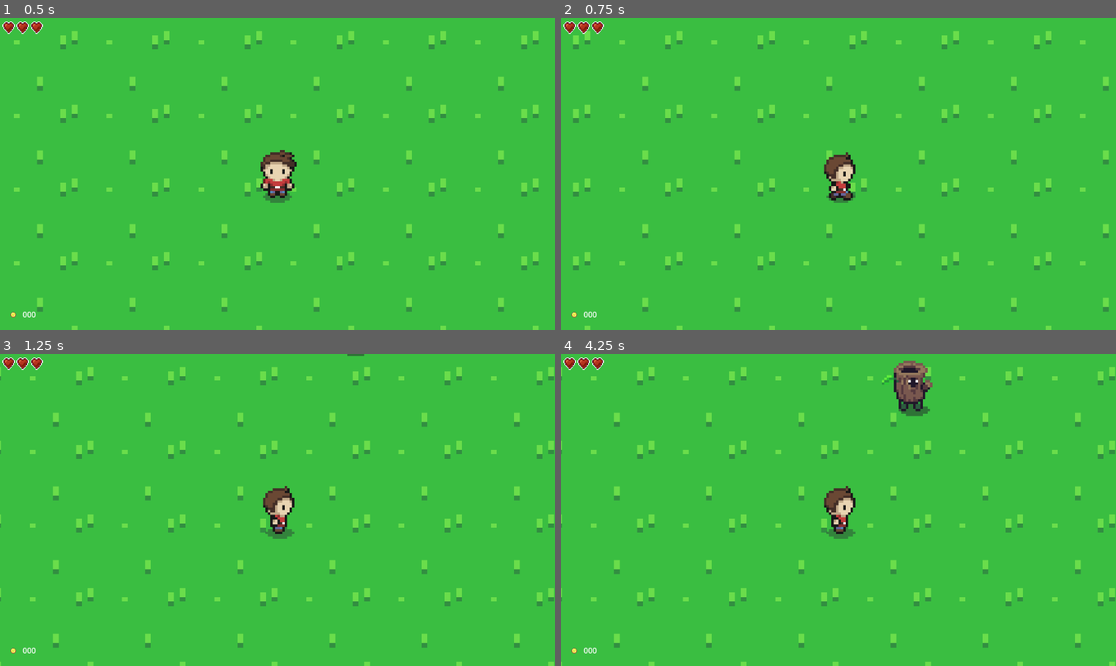
Above: before the commit, frames 1-4 (two rows, left to right).
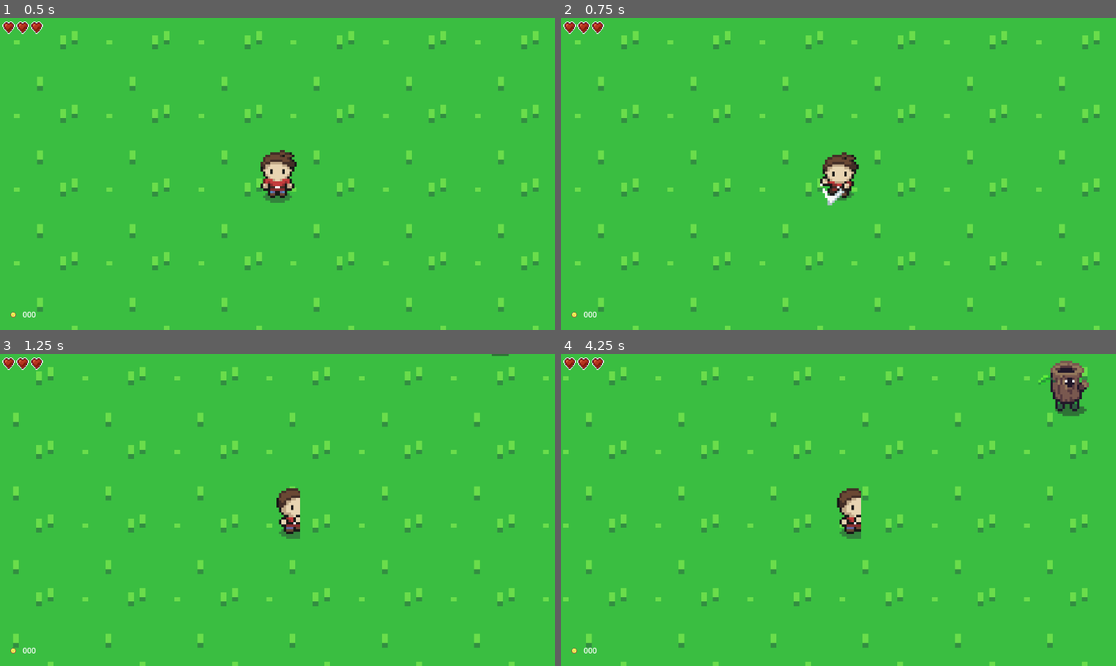
Above: after the commit, the same moments.

Repository: camh0220/GameDesignI
Game: Godot game, scene res://td_world_1.tscn
Two runs of this game, one before a commit and one after it. Both use one fixed random seed, a clock stepped at 60 frames per second and the inputs below. The project has no main scene, so this scene is started directly.
Inputs (mouse positions are in pixels of both pictures, inside the frame that each line leads up to):
- Up to frame 1 (0.5 s): no input
- Up to frame 2 (0.75 s): tap Enter (ui_accept) at 0.5 s; move the mouse to (960, 158) at 0.52 s; hold Right (ui_right) from 0.53 s (still down); tap Space (ui_select) at 0.6 s; click (960, 158) at 0.67 s
- Up to frame 3 (1.25 s): keep holding Right (ui_right); tap Enter (ui_accept) at 0.77, 0.8, 1.07 s
- Up to frame 4 (4.25 s): release Right (ui_right) at 1.25 s; drag from (727, 525) to (810, 572) at 1.27 s; tap Enter (ui_accept) at 2, 2.3, 3.6, 3.77, 4.07 s; move the mouse to (894, 441) at 2.02 s; hold Left (ui_left) 2.03-2.75 s; tap Space (ui_select) at 2.1 s; drag from (810, 572) to (672, 463) at 2.77 s; move the mouse to (1005, 556) at 3.52 s; hold Right (ui_right) from 3.53 s (still down)

Frame 1 is identical in both runs. In frame 2, 7.1% of the frame differs, in the area x 2-99%, y 4-100%; in frame 3, 8.2%; in frame 4, 9.9%, in the area x 0-100%, y 2-100%.
Error before the commit: Invalid call. Nonexistent function 'instantiate' in base 'CompressedTexture2D'. (res://td_player.gd:49)

Commit message:
Update 04/23/24

Diff:
--- a/entities/BaseItem.gd
+++ b/entities/BaseItem.gd
@@ -1,13 +1,27 @@
 class_name BaseItem extends Node2D
 
 var value
+var bounce = true
+
 var flicker_state = false
 var flicker_start_time = 10.0
 var flicker_interval = 0.1
 var current_time = 0.0
 var time_to_despawn = 13.0
 
-func _ready(): $AnimatedSprite2D.play()
+func _ready():
+	$AnimatedSprite2D.play()
+	if bounce:
+		var tween = get_tree().create_tween()
+		var bounce_height = Vector2(0, -3)
+		tween.set_trans(Tween.TRANS_BOUNCE)
+		tween.set_ease(Tween.EASE_OUT)
+		tween.tween_property($AnimatedSprite2D, "global_position",
+							 self.global_position + bounce_height, 0.1)
+		tween.play()
+		tween.set_ease(Tween.EASE_IN_OUT)
+		tween.tween_property($AnimatedSprite2D, "global_position", self.global_position, 0.1)
+		tween.play()
 
 func remove():
 	value = 0
--- /dev/null
+++ b/entities/attacks/slash.gd
@@ -0,0 +1,18 @@
+extends Area2D
+
+var damage = 10
+var knockback = 128.0
+var anim_life = 0.2
+
+func _process(delta):
+	anim_life -= delta
+	if anim_life <= 0:
+		queue_free()
+		return
+
+	for enemy in get_tree().get_nodes_in_group("Enemy"):
+		if self.overlaps_body(enemy):
+			enemy.take_damage(damage, self)
+			enemy.inertia = (enemy.global_position-self.global_position) \
+							.normalized() * knockback
+	pass
--- /dev/null
+++ b/entities/attacks/slash.tscn
@@ -0,0 +1,3 @@
+[gd_scene format=3 uid="uid://lx0vc1iq12vw"]
+
+[node name="Area2D" type="Area2D"]
--- a/entities/objects/Node2D.gd
+++ b/entities/objects/Node2D.gd
@@ -39,5 +39,20 @@
 	await tween.finished
 
 
-	func drop_item(item_name, value, player):
-		pass
+func drop_item(item_name, value, player):
+	var scene_name = "res://assets/entities/items/%s.tscn" % regex.sub(item_name, "")
+	var item_scene = load(scene_name)
+	var item = item_scene.instantiate()
+	item.bounce = false
+	if value != -1: item.value = value
+	item.global_position = self.global_position
+	get_tree().current_scene.add_child(item)
+	bounce_towards_player(item, player)
+
+func _ready():
+	regex.compile("[0-9]")
+	pass
+
+
+func _process(_delta):
+	pass
--- a/entities/objects/Node2D.tscn
+++ b/entities/objects/Node2D.tscn
@@ -11,7 +11,6 @@
 
 [node name="SmallChest" type="Node2D" groups=["Chest", "Interactable"]]
 script = ExtResource("1_a8pv7")
-contents = null
 
 [node name="Sprite2D" type="Sprite2D" parent="."]
 texture = ExtResource("2_aip1m")
--- a/td_player.gd
+++ b/td_player.gd
@@ -21,7 +21,7 @@
 var charge_time = 2.5
 var charge_start_time = 0.0
 
-var slash_scene = preload("res://zelda_like/Slash.png")
+var slash_scene = preload("res://entities/attacks/slash.tscn")
 var menu_scene = preload("res://my_gui.tscn")
 var damage_shader = preload("res://assets/shaders/take_damage.tres")
 var attack_sound = preload("res://assets/sounds/slash.wav")
@@ -50,8 +50,6 @@
 	slash.position = attack_direction * 20.0
 	slash.rotation = Vector2().angle_to_point(-attack_direction)
 	add_child(slash)
-	aud_player.stream = attack_sound
-	aud_player.play()
 	animation_lock = 0.2
 
 func charged_attack():
@@ -148,13 +146,6 @@
 			else:
 				data.state = STATES.IDLE
 
-		if Input.is_action_just_pressed("ui_select"):
-			for entity in get_tree().get_nodes_in_group("Interactable"):
-				if entity.in_range(self):
-					entity.interact(self)
-					data.state = STATES.IDLE
-					return
-
 	if Input.is_action_just_pressed("ui_cancel"):
 		menu_instance.show()
 		get_tree().paused = true
--- a/td_player.tscn
+++ b/td_player.tscn
@@ -15,6 +15,70 @@
 atlas = ExtResource("2_3icl6")
 region = Rect2(0, 64, 16, 32)
 
+[sub_resource type="AtlasTexture" id="AtlasTexture_7b775"]
+atlas = ExtResource("2_3icl6")
+region = Rect2(0, 128, 19, 32)
+
+[sub_resource type="AtlasTexture" id="AtlasTexture_mrnhk"]
+atlas = ExtResource("2_3icl6")
+region = Rect2(38, 128, 19, 32)
+
+[sub_resource type="AtlasTexture" id="AtlasTexture_u34sq"]
+atlas = ExtResource("2_3icl6")
+region = Rect2(76, 128, 19, 32)
+
+[sub_resource type="AtlasTexture" id="AtlasTexture_hkeqg"]
+atlas = ExtResource("2_3icl6")
+region = Rect2(95, 128, 19, 32)
+
+[sub_resource type="AtlasTexture" id="AtlasTexture_murhy"]
+atlas = ExtResource("2_3icl6")
+region = Rect2(0, 224, 19, 32)
+
+[sub_resource type="AtlasTexture" id="AtlasTexture_0iqtp"]
+atlas = ExtResource("2_3icl6")
+region = Rect2(38, 224, 19, 32)
+
+[sub_resource type="AtlasTexture" id="AtlasTexture_qqf8g"]
+atlas = ExtResource("2_3icl6")
+region = Rect2(76, 224, 19, 32)
+
+[sub_resource type="AtlasTexture" id="AtlasTexture_n2lox"]
+atlas = ExtResource("2_3icl6")
+region = Rect2(95, 224, 19, 32)
+
+[sub_resource type="AtlasTexture" id="AtlasTexture_yuwrm"]
+atlas = ExtResource("2_3icl6")
+region = Rect2(0, 192, 19, 32)
+
+[sub_resource type="AtlasTexture" id="AtlasTexture_hndou"]
+atlas = ExtResource("2_3icl6")
+region = Rect2(38, 192, 19, 32)
+
+[sub_resource type="AtlasTexture" id="AtlasTexture_u7p3l"]
+atlas = ExtResource("2_3icl6")
+region = Rect2(76, 192, 19, 32)
+
+[sub_resource type="AtlasTexture" id="AtlasTexture_snqhr"]
+atlas = ExtResource("2_3icl6")
+region = Rect2(95, 192, 19, 32)
+
+[sub_resource type="AtlasTexture" id="AtlasTexture_whwjb"]
+atlas = ExtResource("2_3icl6")
+region = Rect2(0, 160, 19, 32)
+
+[sub_resource type="AtlasTexture" id="AtlasTexture_f4xtv"]
+atlas = ExtResource("2_3icl6")
+region = Rect2(38, 160, 19, 32)
+
+[sub_resource type="AtlasTexture" id="AtlasTexture_75q3t"]
+atlas = ExtResource("2_3icl6")
+region = Rect2(76, 160, 19, 32)
+
+[sub_resource type="AtlasTexture" id="AtlasTexture_6bj12"]
+atlas = ExtResource("2_3icl6")
+region = Rect2(95, 160, 19, 32)
+
 [sub_resource type="AtlasTexture" id="AtlasTexture_nkor0"]
 atlas = ExtResource("2_3icl6")
 region = Rect2(16, 0, 16, 32)
@@ -87,6 +151,74 @@
 }],
 "loop": true,
 "name": &"idle_up",
+"speed": 5.0
+}, {
+"frames": [{
+"duration": 1.0,
+"texture": SubResource("AtlasTexture_7b775")
+}, {
+"duration": 1.0,
+"texture": SubResource("AtlasTexture_mrnhk")
+}, {
+"duration": 1.0,
+"texture": SubResource("AtlasTexture_u34sq")
+}, {
+"duration": 1.0,
+"texture": SubResource("AtlasTexture_hkeqg")
+}],
+"loop": true,
+"name": &"swipe_down",
+"speed": 5.0
+}, {
+"frames": [{
+"duration": 1.0,
+"texture": SubResource("AtlasTexture_murhy")
+}, {
+"duration": 1.0,
+"texture": SubResource("AtlasTexture_0iqtp")
+}, {
+"duration": 1.0,
+"texture": SubResource("AtlasTexture_qqf8g")
+}, {
+"duration": 1.0,
+"texture": SubResource("AtlasTexture_n2lox")
+}],
+"loop": true,
+"name": &"swipe_left",
+"speed": 5.0
+}, {
+"frames": [{
+"duration": 1.0,
+"texture": SubResource("AtlasTexture_yuwrm")
+}, {
+"duration": 1.0,
+"texture": SubResource("AtlasTexture_hndou")
+}, {
+"duration": 1.0,
+"texture": SubResource("AtlasTexture_u7p3l")
+}, {
+"duration": 1.0,
+"texture": SubResource("AtlasTexture_snqhr")
+}],
+"loop": true,
+"name": &"swipe_right",
+"speed": 5.0
+}, {
+"frames": [{
+"duration": 1.0,
+"texture": SubResource("AtlasTexture_whwjb")
+}, {
+"duration": 1.0,
+"texture": SubResource("AtlasTexture_f4xtv")
+}, {
+"duration": 1.0,
+"texture": SubResource("AtlasTexture_75q3t")
+}, {
+"duration": 1.0,
+"texture": SubResource("AtlasTexture_6bj12")
+}],
+"loop": true,
+"name": &"swipe_up",
 "speed": 5.0
 }, {
 "frames": [{
@@ -150,7 +282,7 @@
 
 [node name="AnimatedSprite2D" type="AnimatedSprite2D" parent="."]
 sprite_frames = SubResource("SpriteFrames_q0la6")
-animation = &"idle_down"
+animation = &"swipe_left"
 autoplay = "idle_down"
 
 [node name="Camera2D" type="Camera2D" parent="."]
--- a/td_world_1.tscn
+++ b/td_world_1.tscn
@@ -8,6 +8,7 @@
 [ext_resource type="PackedScene" uid="uid://b1m11u68ab01p" path="res://change_lvl.tscn" id="6_bsa08"]
 [ext_resource type="PackedScene" uid="uid://dk1bipjx50c0g" path="res://entities/mini_heart.tscn" id="7_ms0qu"]
 [ext_resource type="PackedScene" uid="uid://bi16ino1k6x4u" path="res://entities/coin.tscn" id="7_po6f7"]
+[ext_resource type="PackedScene" uid="uid://bcaj57ph2pnme" path="res://entities/objects/Node2D.tscn" id="9_1sxyq"]
 
 [sub_resource type="TileSetAtlasSource" id="TileSetAtlasSource_033vl"]
 texture = ExtResource("1_vr5o5")
@@ -3208,4 +3209,7 @@
 [node name="mini_heart" parent="." instance=ExtResource("7_ms0qu")]
 position = Vector2(-372, 3)
 
+[node name="SmallChest" parent="." instance=ExtResource("9_1sxyq")]
+position = Vector2(116, -10)
+
 [editable path="change_lvl"]
Not shown: 1 places in td_player.tscn that only renumber resources
Not shown: 1 places in td_world_1.tscn that only renumber resources
